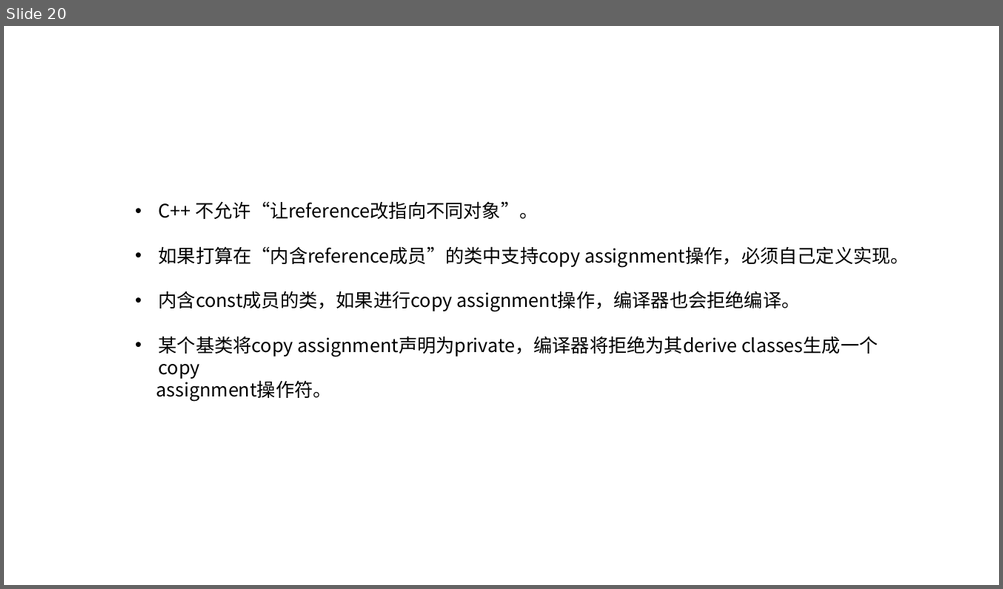
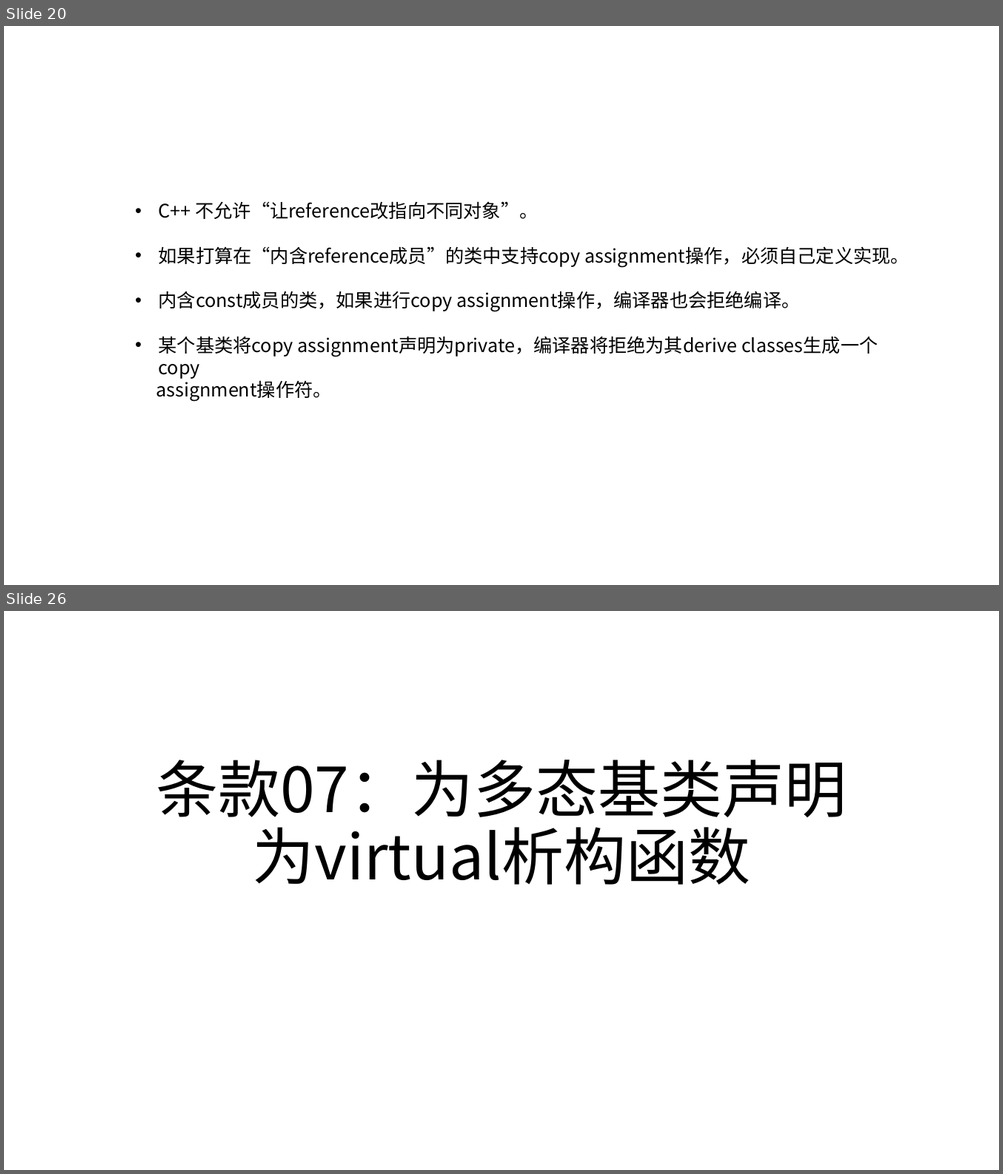
Before and after one commit to h-hkai/Effective-CPP, a slide deck: Effective C++.pptx. Shown one above the other, each under a label of ours: slide 20 before the commit, slides 20 and 26 after it; the slides between them are not shown. The pictures are 1003x589 and 1003x1174 pixels, drawn with LibreOffice and Linux fonts; fonts in the diff are those of the drawing. Boxes give left, top, right and bottom in pixels: in the first picture for what was removed or moved away, otherwise in the second. Text is boxed around its words. In the diff, an @@ line names an element or a change of style, - is before the commit and + after.

Commit message:
完成了条款06和07

```diff
--- a/Effective C++.pptx
+++ b/Effective C++.pptx
@@ slide 26 added at [4,611,999,1170], background #FFFFFF @@
@@ title added at [156,760,846,885], 60 pt, text #000000 @@
+条款07：为多态基类声明为virtual析构函数
```
Also in this commit, not shown: 11 other slides added, 3 other files.
